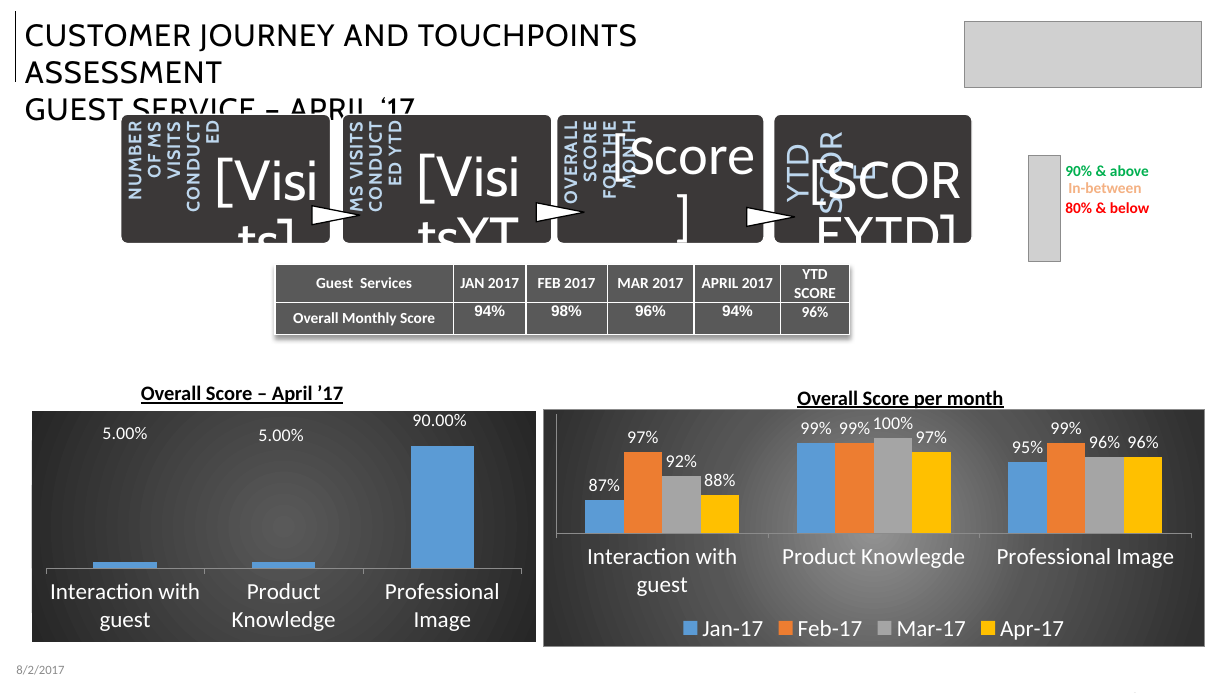
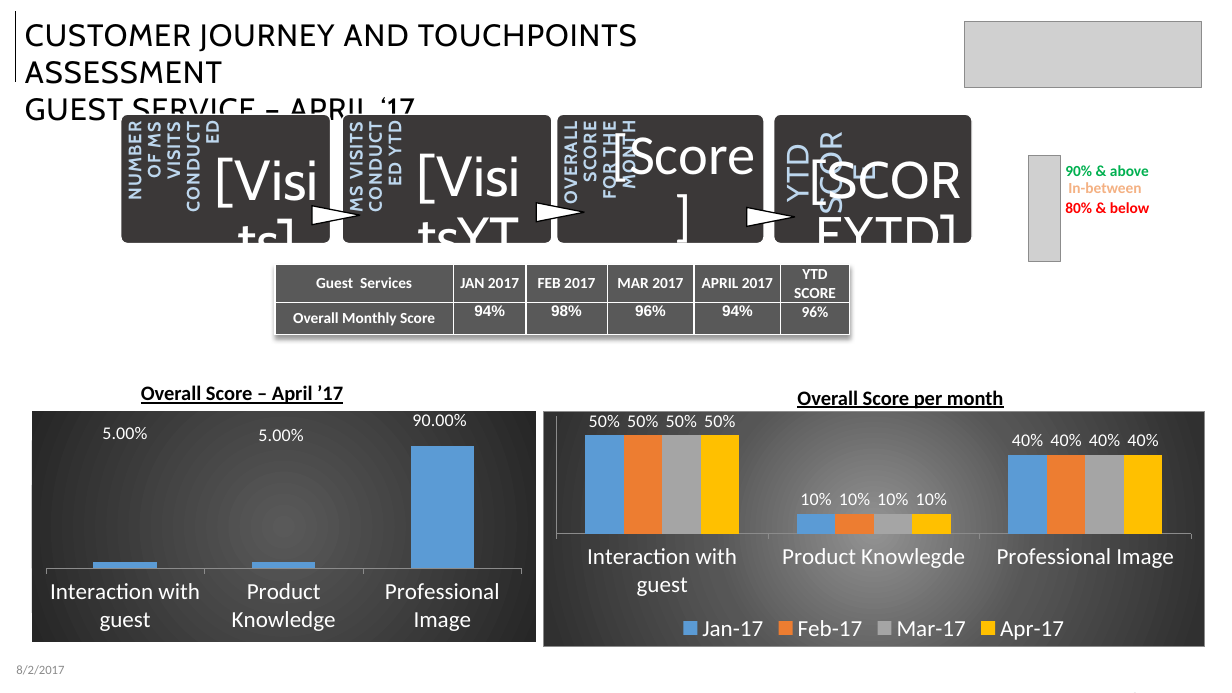
Before and after one commit to heat9070/template_check, a slide deck: slide 3 of CheckListTemplates/App_Data/TDMGuestServices.pptx. Drawn at 1232x693 pixels with LibreOffice and Linux fonts; fonts in the diff are those of the drawing; grey boxes stand for pictures. Boxes give left, top, right and bottom in pixels: in the first picture for what was removed or moved away, otherwise in the second. Text is boxed around its words. In the diff, an @@ line names an element or a change of style, - is before the commit and + after.

```diff
--- a/CheckListTemplates/App_Data/TDMGuestServices.pptx
+++ b/CheckListTemplates/App_Data/TDMGuestServices.pptx
@@ column chart at (543,409,1205,646) @@
@@ Jan-17, Interaction with guest: 0.87 to 0.5 @@
@@ Jan-17, Product Knowlegde: 0.99 to 0.1 @@
@@ Jan-17, Professional Image: 0.95 to 0.4 @@
@@ Feb-17, Interaction with guest: 0.97 to 0.5 @@
@@ Feb-17, Product Knowlegde: 0.99 to 0.1 @@
@@ Feb-17, Professional Image: 0.99 to 0.4 @@
@@ Mar-17, Interaction with guest: 0.92 to 0.5 @@
@@ Mar-17, Product Knowlegde: 1 to 0.1 @@
@@ Mar-17, Professional Image: 0.96 to 0.4 @@
@@ Apr-17, Interaction with guest: 0.88 to 0.5 @@
@@ Apr-17, Product Knowlegde: 0.97 to 0.1 @@
@@ Apr-17, Professional Image: 0.96 to 0.4 @@
```
Also in this commit, not shown: 1 other file.
